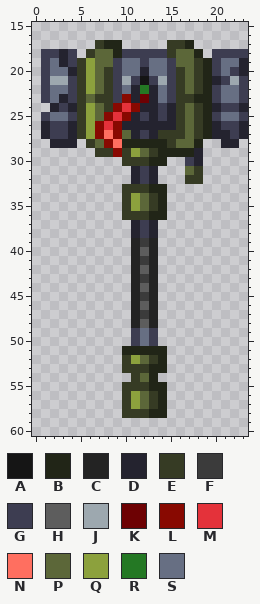
Two states of a pixel-art sprite, StarPounds/items/active/weapons/uscm/brokenuscmhammer.png. The picture above was drawn from the file before the commit.
The file is 24x64 pixels. Shown: x 0..23, y 15..60.
Palette (. is transparent): A #151515  B #212517  C #232323  D #24232f  E #363b24  F #3b3b3b  G #3d3d51  H #5d5d5d  J #9da8af  K #6d0103  L #880901  M #e4323a  N #ff6f60  P #5c6739  Q #8ca13d  R #247824  S #676f83
Pixels before, first column x 1:
17 ......EBB.....EEB......
18 GGDG.EPPBGGGGGEPPB.GGGG
19 GSDGEQPPGSSGSSGPPEBGSSD
20 GSSDEQPEGSSDSSGEPEBGSGD
21 GJJGEQPEGJGAGJGEPEBDGJG
22 GSSGEQPEGSDRDSGEPEBGSSG
23 GSDGEPEEGLDKDSGEEBBGSSG
24 .DGDEQPELMLDDGDEPEBDGGD
25 GSSGEQPLMLDGDGDEPEBGSSG
26 DGGDEQLMLDDDDDDEPEBDGGD
27 DGGDEQLNLPDGDEEEPEBDDGD
28 .DDD.EPLNBBBBBEPPB..DD.
29 ......EELEQPEBBBBD.....
30 .........EEEBB..GD.....
31 ..........DGD...PE.....
32 ..........DGD...EE.....
33 .........EEEBB.........
34 .........EQPEB.........
35 .........EQPEB.........
36 .........EEEBB.........
37 ..........DGD..........
38 ..........DGD..........
39 ..........CFC..........
40 ..........CHC..........
41 ..........CFC..........
42 ..........CHC..........
43 ..........CFC..........
44 ..........CHC..........
45 ..........CFC..........
46 ..........CHC..........
47 ..........CFC..........
48 ..........CHC..........
49 ..........GSG..........
50 ..........GSG..........
51 .........BBBBB.........
52 .........EQPEB.........
53 .........EEEBB.........
54 ..........EPB..........
55 .........EEEBB.........
56 .........EQPEB.........
57 .........EQPEB.........
58 .........EEEBB.........
New version:
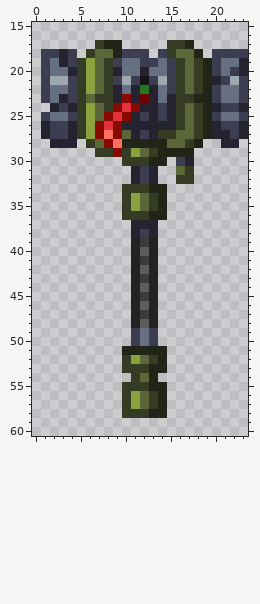
What changed:
{"y":18,"x":13,"old":"G","new":"."}
{"y":19,"x":8,"old":"P","new":"E"}
{"y":19,"x":13,"old":"S","new":"G"}
{"y":19,"x":16,"old":"P","new":"E"}
{"y":20,"x":9,"old":"G","new":"D"}
{"y":22,"x":9,"old":"G","new":"D"}
{"y":23,"x":9,"old":"G","new":"D"}
{"y":23,"x":15,"old":"G","new":"D"}
{"y":27,"x":16,"old":"E","new":"P"}
{"y":28,"x":15,"old":"E","new":"P"}
{"y":28,"x":17,"old":"P","new":"E"}
{"y":29,"x":18,"old":"D","new":"."}
{"y":30,"x":16,"old":".GD","new":"GD."}
{"y":31,"x":16,"old":".PE","new":"PE."}
{"y":32,"x":16,"old":".","new":"E"}
{"y":32,"x":18,"old":"E","new":"."}
{"y":37,"x":12,"old":"G","new":"D"}
{"label":"changed","picture_box":[104,49,185,103]}
{"label":"changed","picture_box":[167,130,203,184]}
{"label":"changed","picture_box":[140,220,149,229]}
